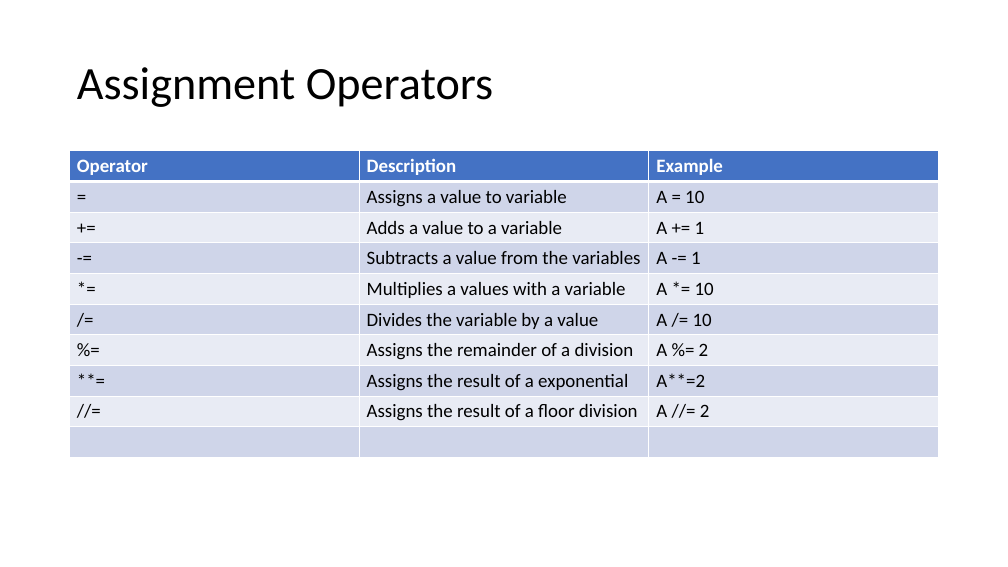
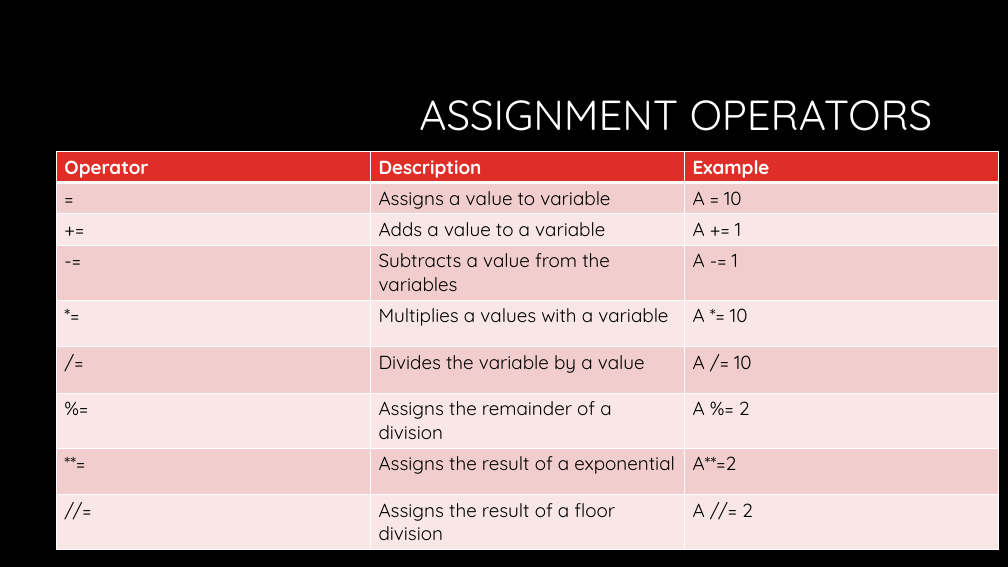
Before and after one commit to LuyangYin1/Python-for-everyone, a slide deck: slide 12 of Class-1/Python For Everyone.pptx. Drawn at 1008x567 pixels with LibreOffice and Linux fonts; fonts in the diff are those of the drawing; background and template pictures are left out. Boxes give left, top, right and bottom in pixels: in the first picture for what was removed or moved away, otherwise in the second. Text is boxed around its words. In the diff, an @@ line names an element or a change of style, - is before the commit and + after.

```diff
--- a/Class-1/Python For Everyone.pptx
+++ b/Class-1/Python For Everyone.pptx
@@ background #FFFFFF to #000000 @@
@@ title at <box>419,100,932,131</box>: text changed; size 44 to 40 pt; font Calibri to Quicksand; text colour #000000 to #FFFFFF @@
-Assignment Operators
+ASSIGNMENT OPERATORS
@@ table at <box>57,151,998,554</box> @@
-row 10:  |  | 
@@ table: place and size @@
-table at <box>70,151,938,480</box>
+table at <box>57,151,998,554</box>
```
Also in this commit, not shown: 15 other slides changed.
